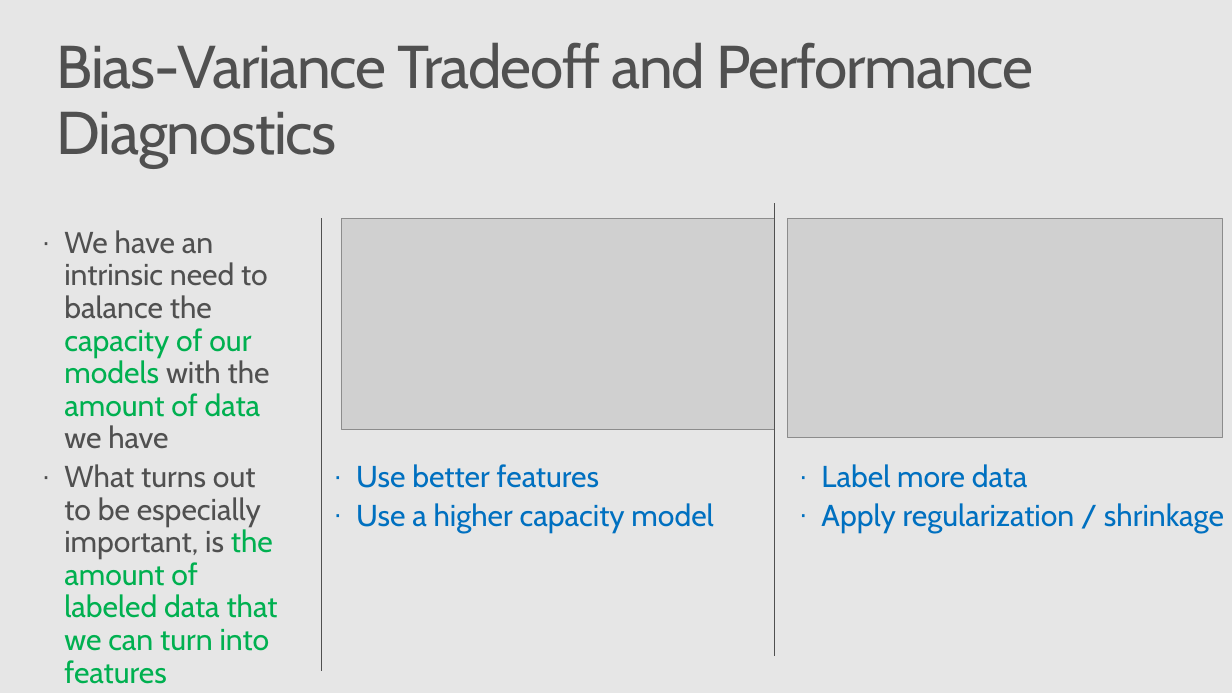
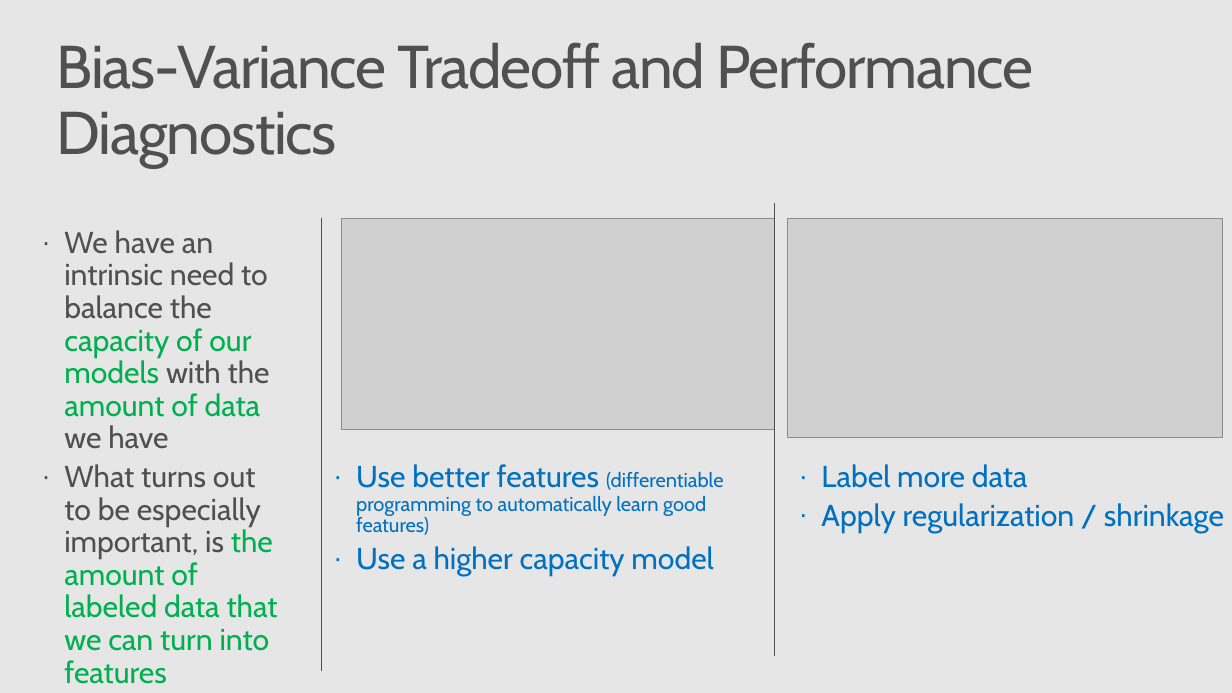
Before and after one commit to Azure/Strata2018, a slide deck: slide 14 of active_learning_workshop.pptx. Drawn at 1232x693 pixels with LibreOffice and Linux fonts; fonts in the diff are those of the drawing; grey boxes stand for pictures. Boxes give left, top, right and bottom in pixels: in the first picture for what was removed or moved away, otherwise in the second. Text is boxed around its words. In the diff, an @@ line names an element or a change of style, - is before the commit and + after.

Commit message:
slight edits to slides

```diff
--- a/active_learning_workshop.pptx
+++ b/active_learning_workshop.pptx
@@ text at <box>356,464,724,535</box>: text changed; size 24 to 16 pt @@
-· Use better features
+· Use better features (differentiable programming to automatically learn good features)
```
